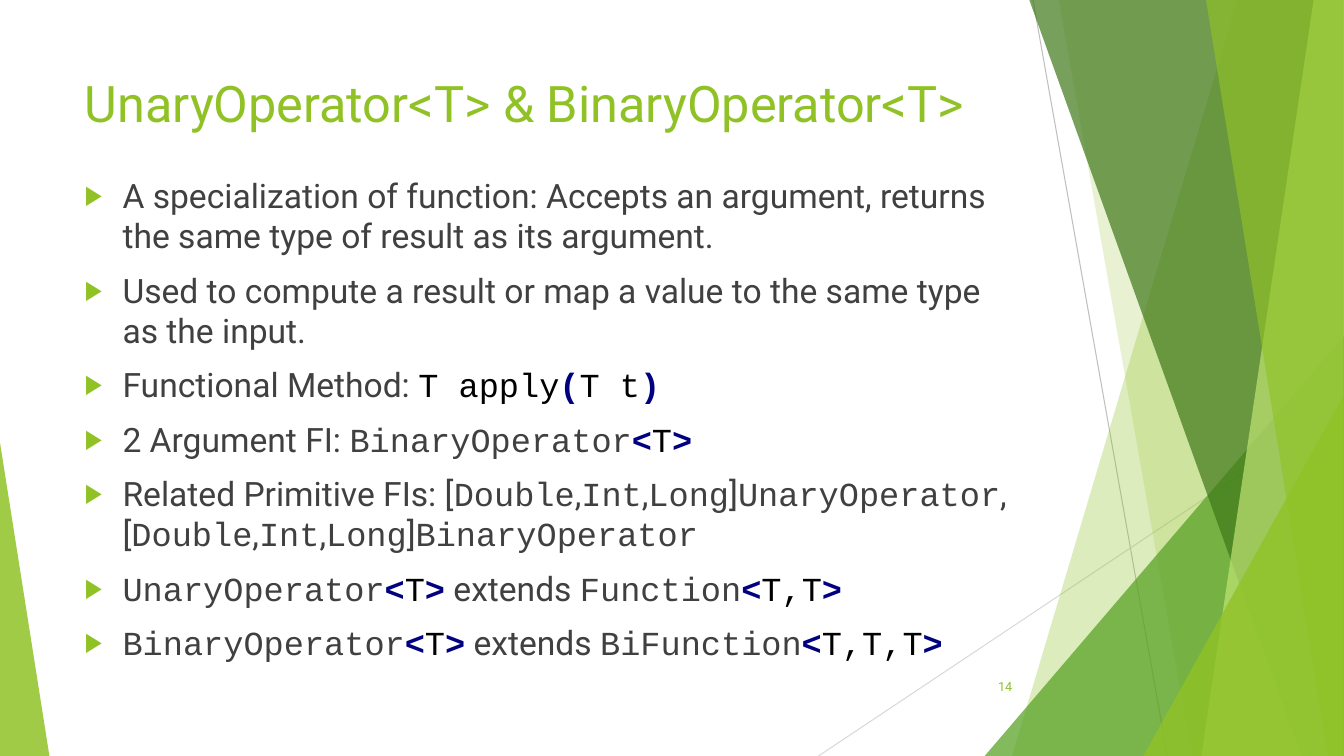
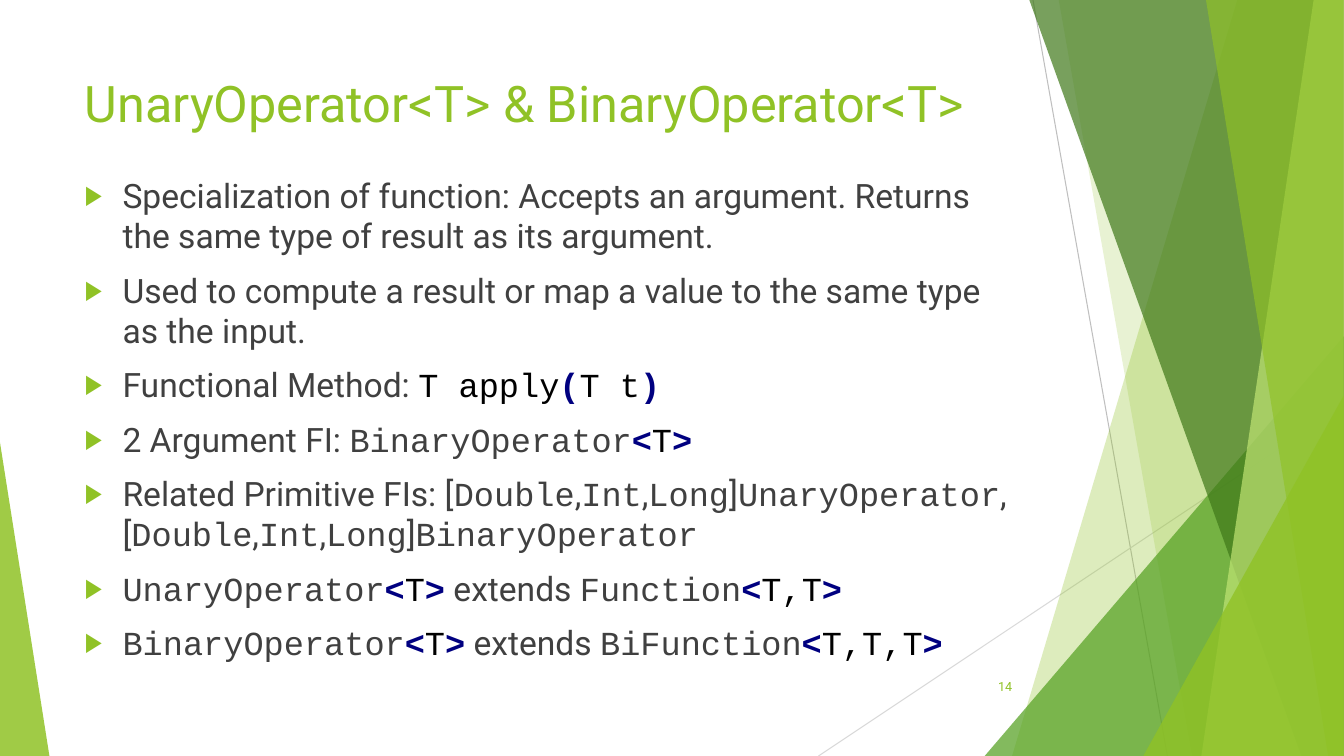
Before and after one commit to RichardRoda/2017-CodePaLOUsa-Lambda, a slide deck: slide 14 of Learning to Love the Lambda in the Stream.pptx. Drawn at 1344x756 pixels with LibreOffice and Linux fonts; fonts in the diff are those of the drawing. Boxes give left, top, right and bottom in pixels: in the first picture for what was removed or moved away, otherwise in the second. Text is boxed around its words. In the diff, an @@ line names an element or a change of style, - is before the commit and + after.

```diff
--- a/Learning to Love the Lambda in the Stream.pptx
+++ b/Learning to Love the Lambda in the Stream.pptx
@@ text at (123, 182, 970, 255): text changed @@
-▶ A specialization of function: Accepts an argument, returns the same type of result as its argument.
+▶ Specialization of function: Accepts an argument. Returns the same type of result as its argument.
```
Also in this commit, not shown: 8 other slides changed.
